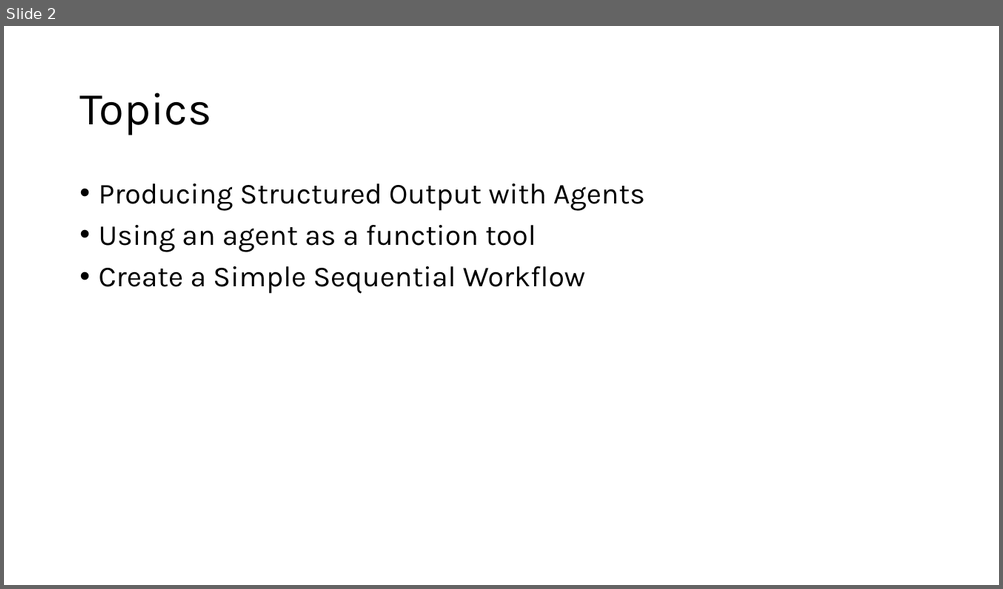
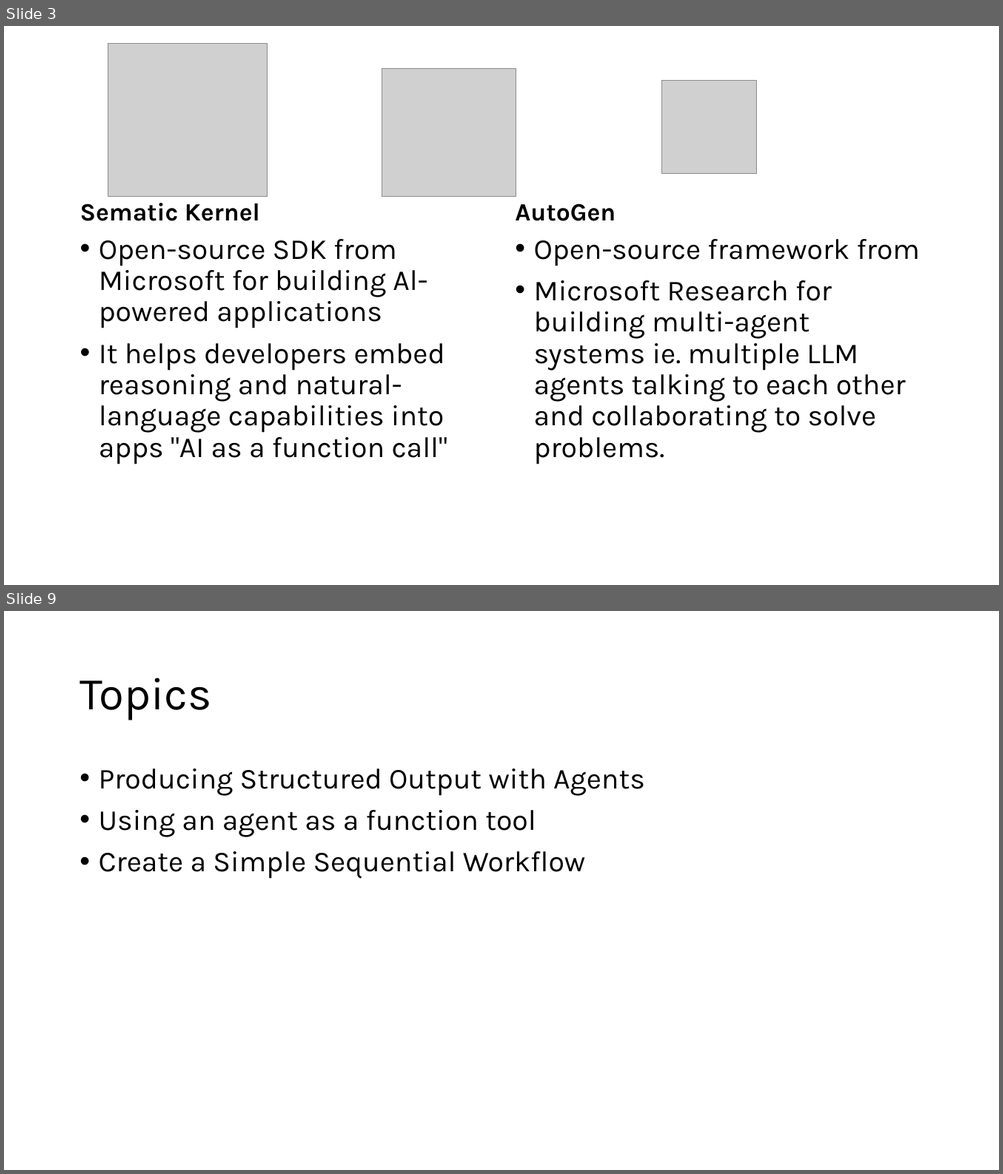
Before and after one commit to mehrthur-teste/NetBCConfJan21, a slide deck: docs/revised.pptx. Shown one above the other, each under a label of ours: slide 2 before the commit, slides 3 and 9 after it; the slides between them are not shown. The pictures are 1003x589 and 1003x1174 pixels, drawn with LibreOffice and Linux fonts; fonts in the diff are those of the drawing; grey boxes stand for pictures. Boxes give left, top, right and bottom in pixels: in the first picture for what was removed or moved away, otherwise in the second. Text is boxed around its words. In the diff, an @@ line names an element or a change of style, - is before the commit and + after.

Commit message:
what is agent framework

```diff
--- a/docs/revised.pptx
+++ b/docs/revised.pptx
@@ slide 3 added at box(4, 26, 999, 585), background #FFFFFF @@
@@ picture added at box(108, 43, 267, 197) @@
@@ picture added at box(382, 68, 517, 196) @@
@@ picture added at box(661, 81, 756, 174) @@
@@ text added at box(80, 203, 260, 221), 24 pt, text #000000, bold @@
+Sematic Kernel
@@ text added at box(515, 204, 615, 221), 24 pt, text #000000, bold @@
+AutoGen
@@ text added at box(99, 239, 448, 465), 28 pt, text #000000 @@
+• Open-source SDK from Microsoft for building Al-powered applications
+• It helps developers embed reasoning and natural-language capabilities into apps "AI as a function call"
@@ text added at box(534, 239, 920, 465), 28 pt, text #000000 @@
+• Open-source framework from
+• Microsoft Research for building multi-agent systems ie. multiple LLM agents talking to each other and collaborating to solve problems.
@@ what was slide 2 is now slide 9 @@
```
Also in this commit, not shown: 6 other slides added.
